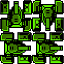
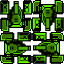
Before/after of a w=64, h=64 layered artwork. What changed in the layer stack:
painted on "Layer 3" over <box>32,32,64,64</box>
